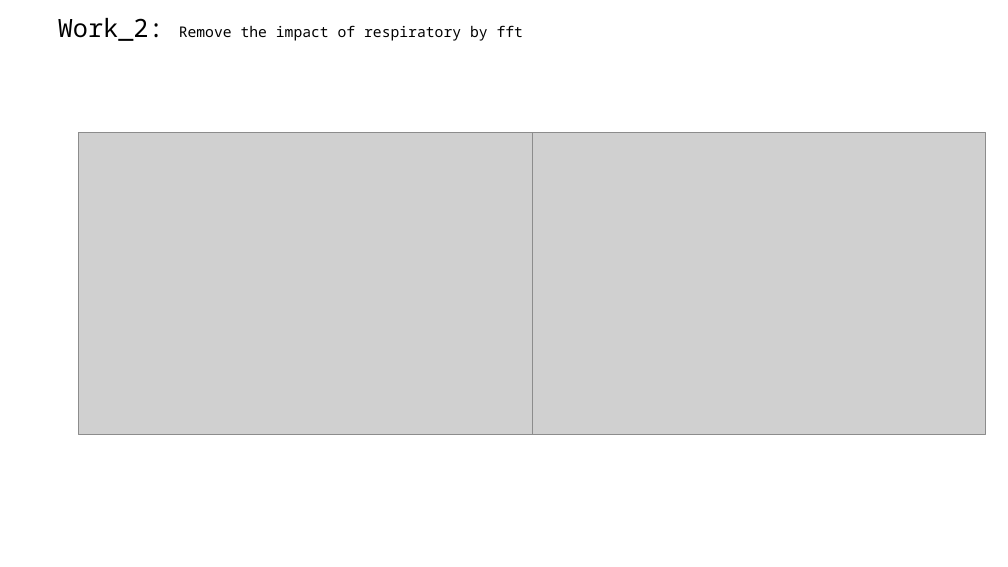
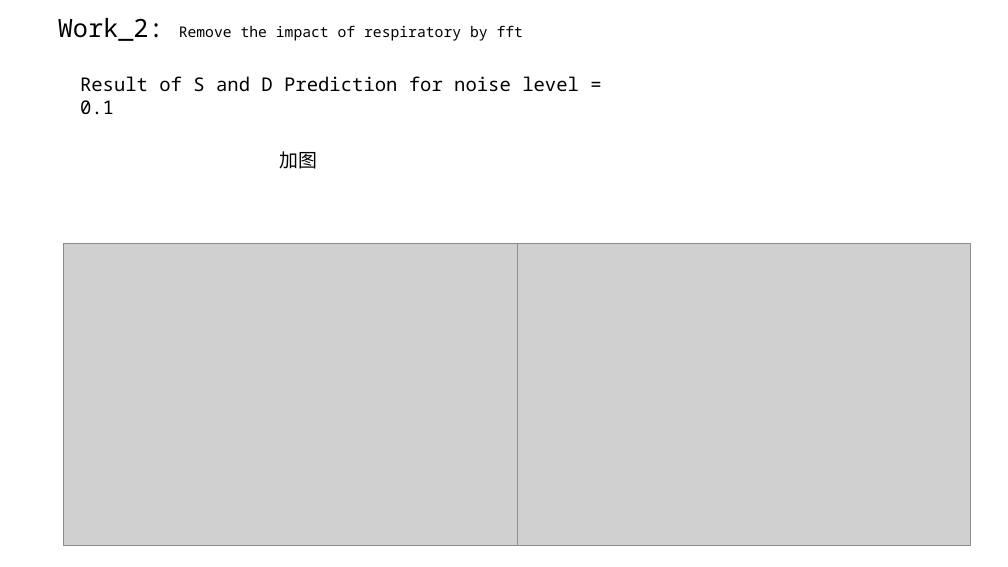
Before and after one commit to A-Big-Tortoise/Presentation, a slide deck: slide 7 of Presentation_911_JiayuChen.pptx (slide 6 before the commit). Drawn at 1008x567 pixels with LibreOffice and Linux fonts; fonts in the diff are those of the drawing; grey boxes stand for pictures. Boxes give left, top, right and bottom in pixels: in the first picture for what was removed or moved away, otherwise in the second. Text is boxed around its words. In the diff, an @@ line names an element or a change of style, - is before the commit and + after.

```diff
--- a/Presentation_911_JiayuChen.pptx
+++ b/Presentation_911_JiayuChen.pptx
@@ text added at (x1=80, y1=76, x2=579, y2=114), 18 pt, text #000000 @@
+Result of S and D Prediction for noise level = 0.1
@@ text added at (x1=280, y1=151, x2=318, y2=169), 18 pt, text #000000 @@
+加图
@@ picture moved from (x1=79, y1=132, x2=532, y2=435) to (x1=64, y1=243, x2=517, y2=546) @@
@@ picture moved from (x1=532, y1=132, x2=986, y2=435) to (x1=517, y1=243, x2=971, y2=546) @@
```
Also in this commit, not shown: 9 other slides changed, 3 slides added, 1 slide removed.
